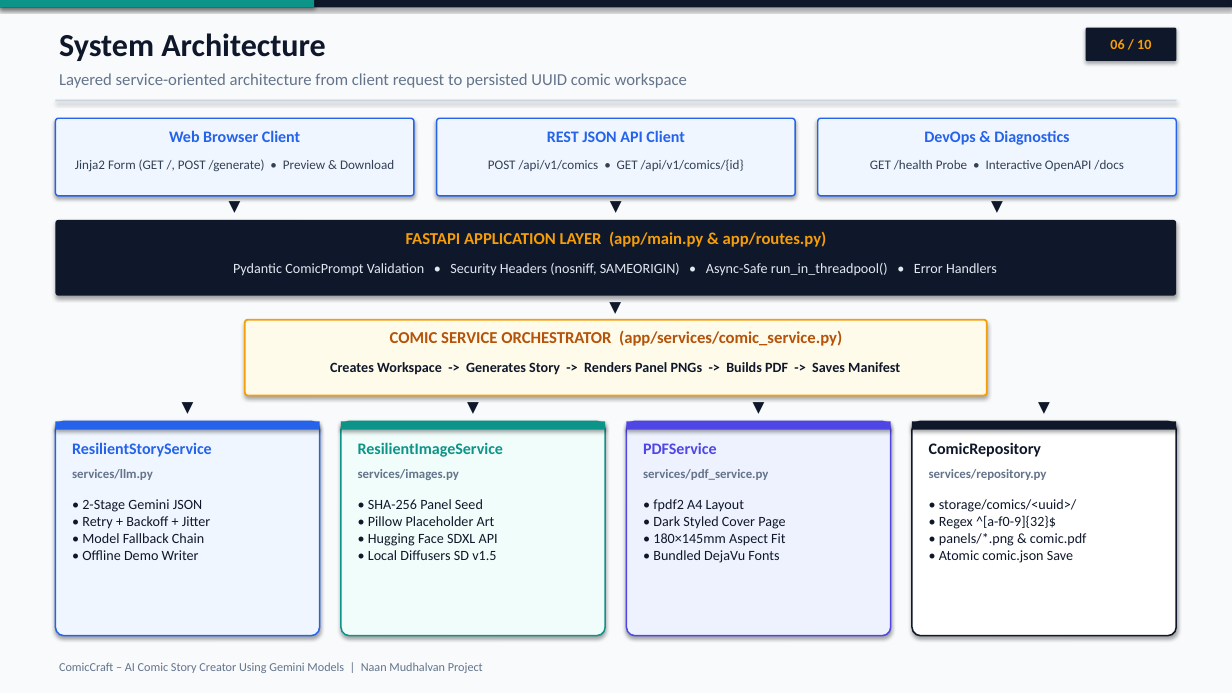
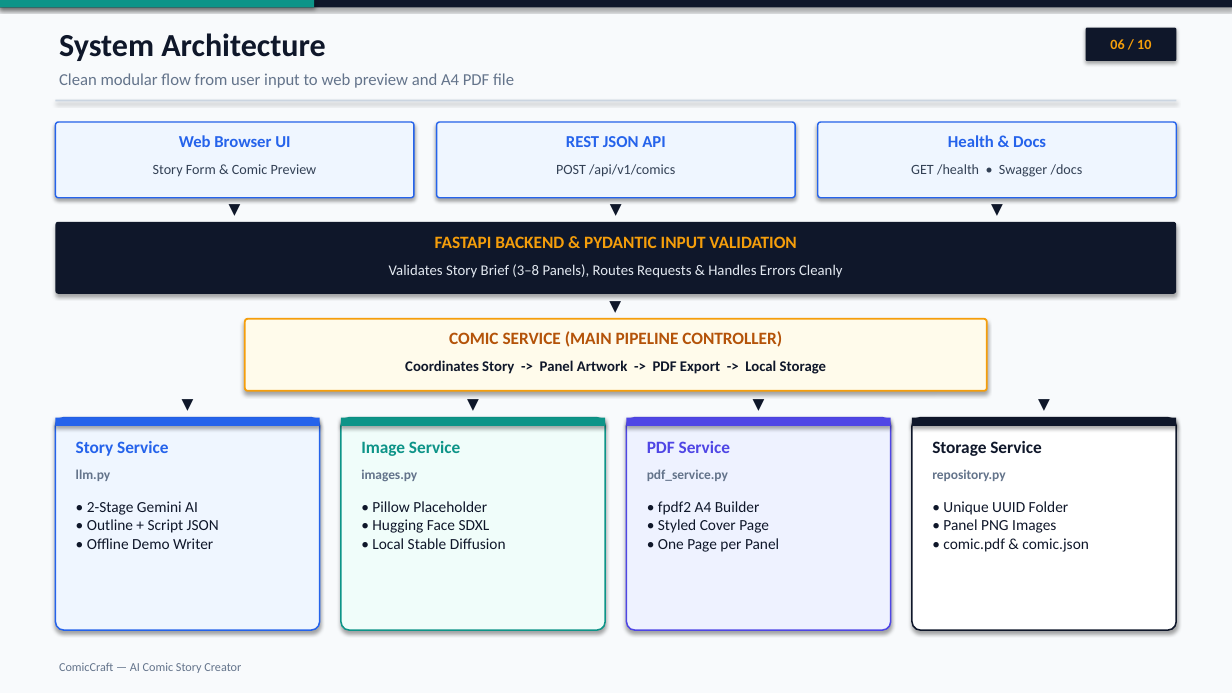
Before and after one commit to gokulraj0708/ComicCraft, a slide deck: slide 6 of ComicCraft_10_Slides_Presentation.pptx. Drawn at 1232x693 pixels with LibreOffice and Linux fonts; fonts in the diff are those of the drawing. Boxes give left, top, right and bottom in pixels: in the first picture for what was removed or moved away, otherwise in the second. Text is boxed around its words. In the diff, an @@ line names an element or a change of style, - is before the commit and + after.

Commit message:
Simplify 10-slide presentation to pure ComicCraft project content

```diff
--- a/ComicCraft_10_Slides_Presentation.pptx
+++ b/ComicCraft_10_Slides_Presentation.pptx
@@ text at <box>59,73,514,88</box>: text changed @@
-Layered service-oriented architecture from client request to persisted UUID comic workspace
+Clean modular flow from user input to web preview and A4 PDF file
@@ text at <box>179,135,290,147</box>: text changed; size 12.5 to 13 pt @@
-Web Browser Client
+Web Browser UI
@@ text at <box>566,136,665,147</box>: text changed; size 12.5 to 13 pt @@
-REST JSON API Client
+REST JSON API
@@ 3 rounded rectangles: place and size @@
-3 rounded rectangles at <box>55,118,1177,196</box>
+3 rounded rectangles at <box>55,122,1177,198</box>
@@ text at <box>948,135,1046,147</box>: text changed; size 12.5 to 13 pt @@
-DevOps & Diagnostics
+Health & Docs
@@ text at <box>153,164,317,177</box>: text changed; size 10.2 to 11 pt @@
-Jinja2 Form (GET /, POST /generate) • Preview & Download
+Story Form & Comic Preview
@@ text at <box>556,164,675,177</box>: text changed; size 10.2 to 11 pt @@
-POST /api/v1/comics • GET /api/v1/comics/{id}
+POST /api/v1/comics
@@ text at <box>911,164,1083,177</box>: text changed; size 10.2 to 11 pt @@
-GET /health Probe • Interactive OpenAPI /docs
+GET /health • Swagger /docs
@@ text at <box>435,236,796,248</box>: text changed; size 13 to 13.5 pt @@
-FASTAPI APPLICATION LAYER (app/main.py & app/routes.py)
+FASTAPI BACKEND & PYDANTIC INPUT VALIDATION
@@ text at <box>389,264,842,278</box>: text changed; size 11 to 11.5 pt @@
-Pydantic ComicPrompt Validation • Security Headers (nosniff, SAMEORIGIN) • Async-Safe run_in_threadpool() • Error Handlers
+Validates Story Brief (3–8 Panels), Routes Requests & Handles Errors Cleanly
@@ rounded rectangle: place and size @@
-rounded rectangle at <box>245,320,987,396</box>
+rounded rectangle at <box>245,319,987,391</box>
@@ text at <box>449,331,782,347</box>: text changed; size 13 to 13.5 pt @@
-COMIC SERVICE ORCHESTRATOR (app/services/comic_service.py)
+COMIC SERVICE (MAIN PIPELINE CONTROLLER)
@@ text at <box>405,360,826,374</box>: text changed; size 11 to 11.5 pt @@
-Creates Workspace -> Generates Story -> Renders Panel PNGs -> Builds PDF -> Saves Manifest
+Coordinates Story -> Panel Artwork -> PDF Export -> Local Storage
@@ 4 texts, 4 rectangles, 4 rounded rectangles: place and size @@
-4 texts, 4 rectangles, 4 rounded rectangles at <box>55,396,1177,636</box>
+4 texts, 4 rectangles, 4 rounded rectangles at <box>55,392,1177,630</box>
@@ text at <box>76,441,168,456</box>: text changed; size 12.5 to 13.5 pt @@
-ResilientStoryService
+Story Service
@@ text at <box>361,441,460,456</box>: text changed; size 12.5 to 13.5 pt @@
-ResilientImageService
+Image Service
@@ text at <box>647,441,730,453</box>: text changed; size 12.5 to 13.5 pt @@
-PDFService
+PDF Service
@@ text at <box>932,441,1041,456</box>: text changed; size 12.5 to 13.5 pt @@
-ComicRepository
+Storage Service
@@ text at <box>76,469,110,481</box>: text changed; size 10 to 10.5 pt @@
-services/llm.py
+llm.py
@@ text at <box>361,469,417,481</box>: text changed; size 10 to 10.5 pt @@
-services/images.py
+images.py
@@ text at <box>647,469,728,481</box>: text changed; size 10 to 10.5 pt @@
-services/pdf_service.py
+pdf_service.py
@@ text at <box>932,469,1005,481</box>: text changed; size 10 to 10.5 pt @@
-services/repository.py
+repository.py
@@ text at <box>87,501,219,549</box>: text changed; size 11 to 12 pt @@
-• 2-Stage Gemini JSON
-• Retry + Backoff + Jitter
-• Model Fallback Chain
-• Offline Demo Writer
+• 2-Stage Gemini AI
+• Outline + Script JSON
+• Offline Demo Writer
@@ text at <box>372,501,506,549</box>: text changed; size 11 to 12 pt @@
-• SHA-256 Panel Seed
-• Pillow Placeholder Art
-• Hugging Face SDXL API
-• Local Diffusers SD v1.5
+• Pillow Placeholder
+• Hugging Face SDXL
+• Local Stable Diffusion
@@ text at <box>658,501,779,552</box>: text changed; size 11 to 12 pt @@
-• fpdf2 A4 Layout
-• Dark Styled Cover Page
-• 180×145mm Aspect Fit
-• Bundled DejaVu Fonts
+• fpdf2 A4 Builder
+• Styled Cover Page
+• One Page per Panel
@@ text at <box>943,501,1089,552</box>: text changed; size 11 to 12 pt @@
-• storage/comics/<uuid>/
-• Regex ^[a-f0-9]{32}$
-• panels/*.png & comic.pdf
-• Atomic comic.json Save
+• Unique UUID Folder
+• Panel PNG Images
+• comic.pdf & comic.json
@@ text at <box>59,662,241,673</box>: text changed @@
-ComicCraft – AI Comic Story Creator Using Gemini Models | Naan Mudhalvan Project
+ComicCraft — AI Comic Story Creator
```
Also in this commit, not shown: 9 other slides changed, 1 other file.
